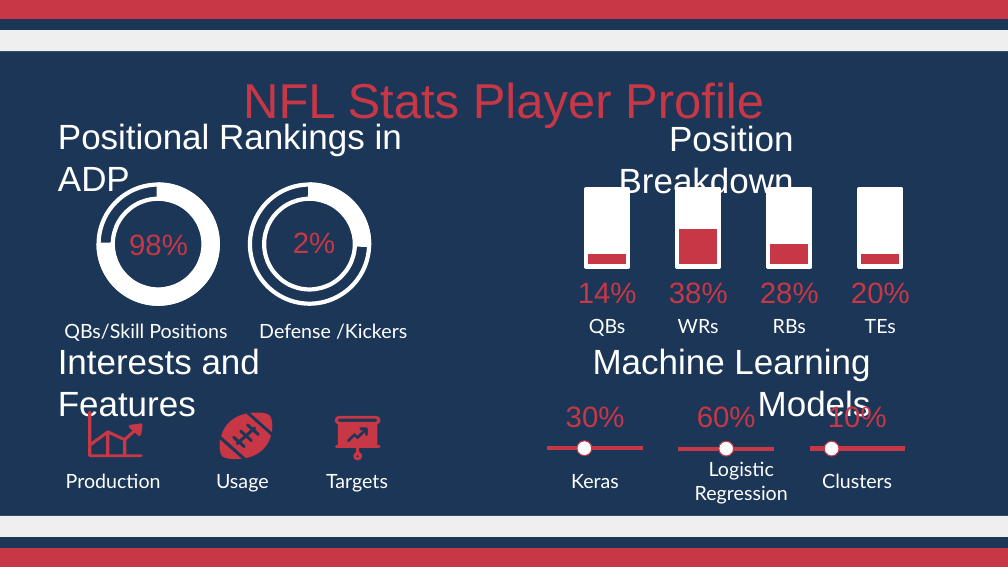
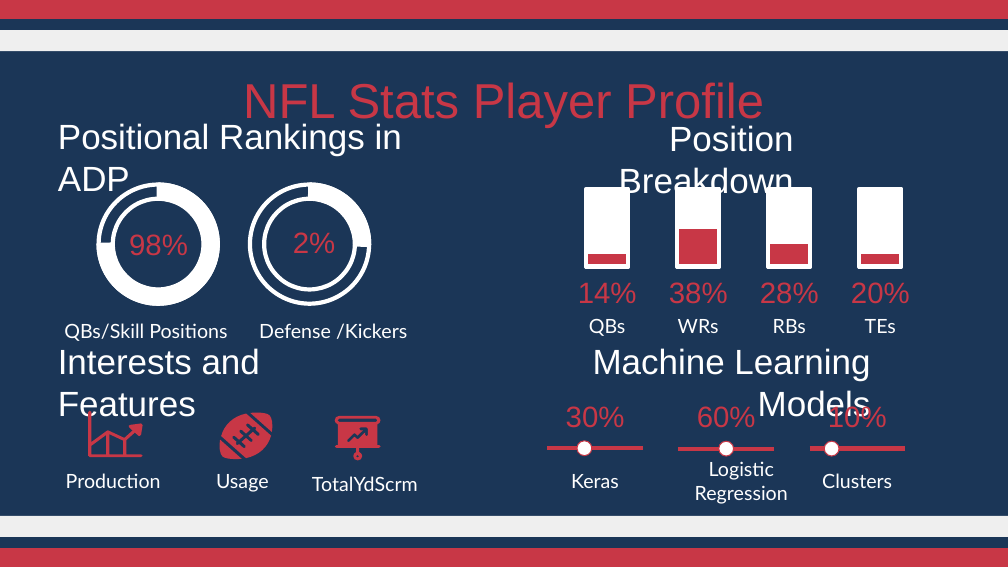
Before and after one commit to JessePRN/FantasyFootballAIAssist, a slide deck: slide 5 of Ronnie/FantasyAnalyticsPredict.pptx. Drawn at 1008x567 pixels with LibreOffice and Linux fonts; fonts in the diff are those of the drawing. Boxes give left, top, right and bottom in pixels: in the first picture for what was removed or moved away, otherwise in the second. Text is boxed around its words. In the diff, an @@ line names an element or a change of style, - is before the commit and + after.

Commit message:
PPT

```diff
--- a/Ronnie/FantasyAnalyticsPredict.pptx
+++ b/Ronnie/FantasyAnalyticsPredict.pptx
@@ subtitle at [312,476,418,491]: text changed @@
-Targets
+TotalYdScrm
```
Also in this commit, not shown: 3 other slides changed, 1 slide added, 1 slide removed.
